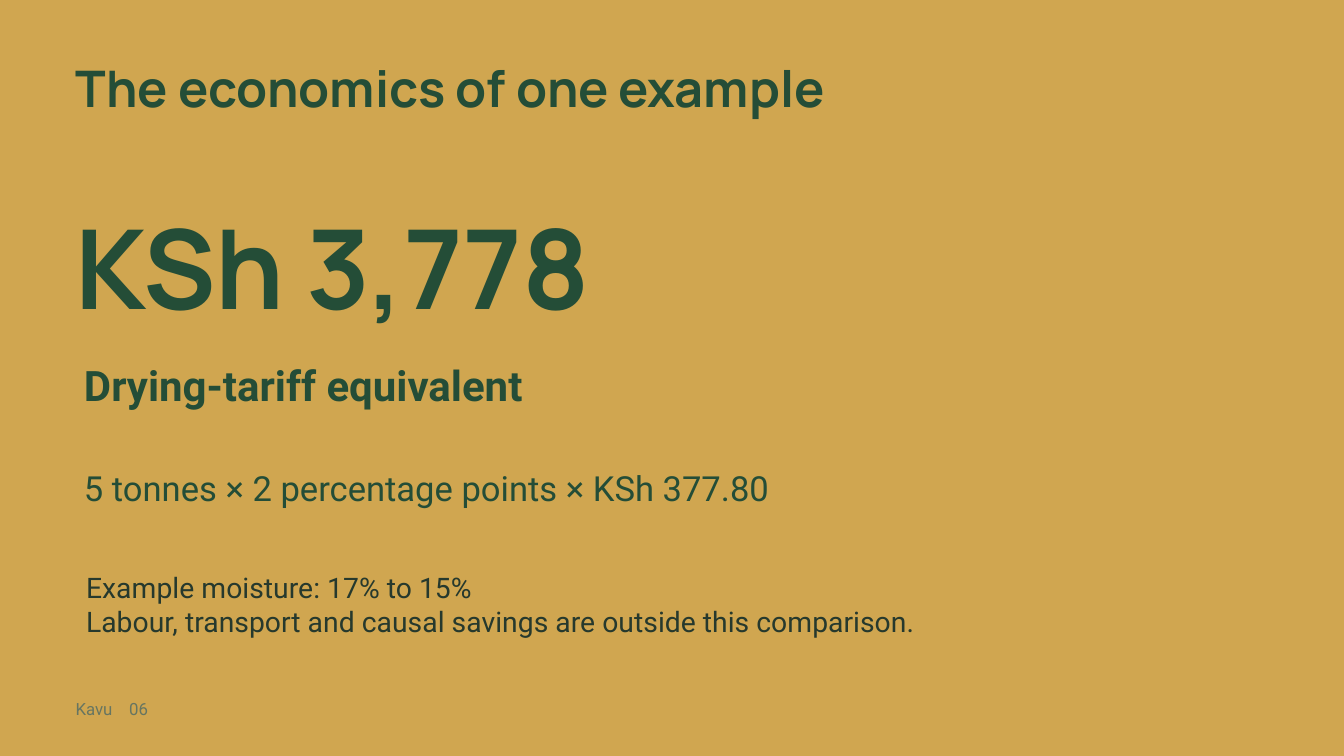
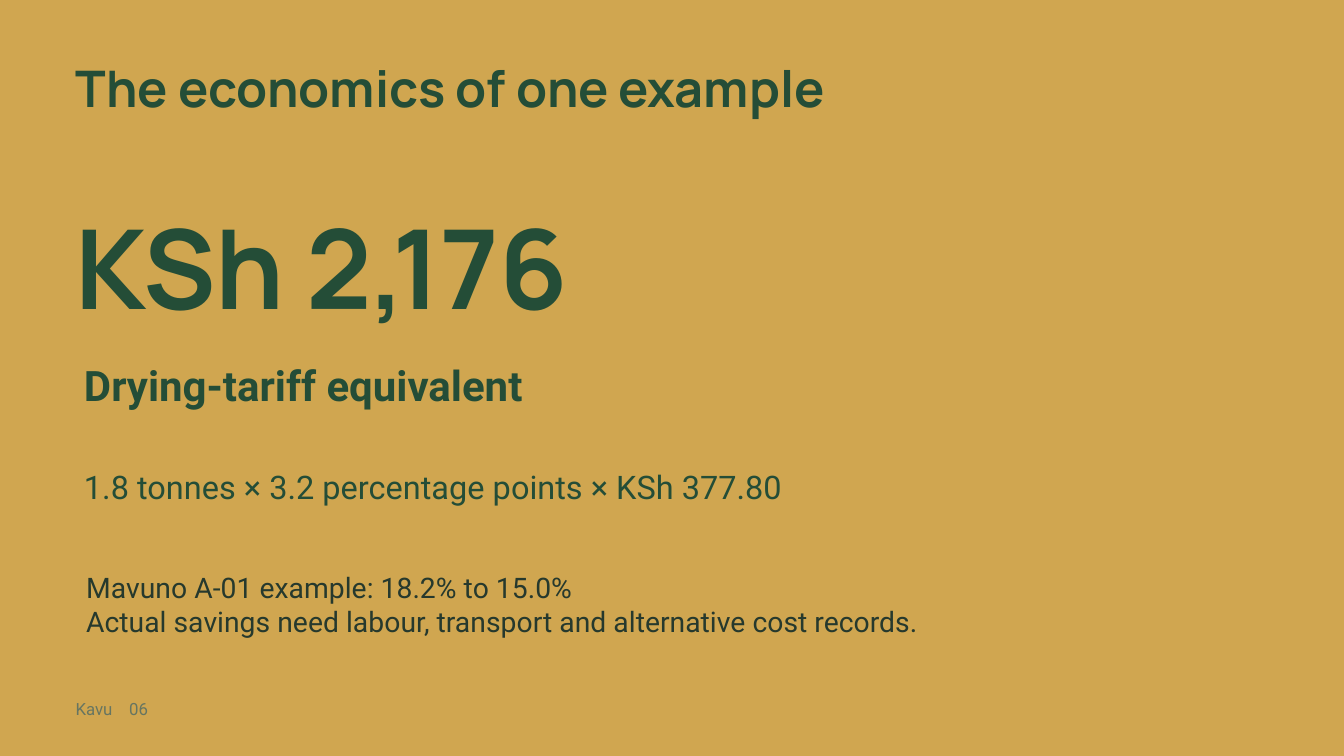
Before and after one commit to shi1720/Hack-The-Weather, a slide deck: slide 6 of output/kavu-pitch.pptx. Drawn at 1344x756 pixels with LibreOffice and Linux fonts; fonts in the diff are those of the drawing. Boxes give left, top, right and bottom in pixels: in the first picture for what was removed or moved away, otherwise in the second. Text is boxed around its words. In the diff, an @@ line names an element or a change of style, - is before the commit and + after.

```diff
--- a/output/kavu-pitch.pptx
+++ b/output/kavu-pitch.pptx
@@ text at box(76, 228, 568, 324): text changed @@
-KSh 3,778
+KSh 2,176
@@ text at box(84, 474, 782, 506): text changed; size 24.8 to 23.2 pt @@
-5 tonnes × 2 percentage points × KSh 377.80
+1.8 tonnes × 3.2 percentage points × KSh 377.80
@@ text at box(86, 577, 917, 638): text changed @@
-Example moisture: 17% to 15%
-Labour, transport and causal savings are outside this comparison.
+Mavuno A-01 example: 18.2% to 15.0%
+Actual savings need labour, transport and alternative cost records.
```
Also in this commit, not shown: 4 other slides changed, 2 slides added, 2 slides removed, 36 other files.
